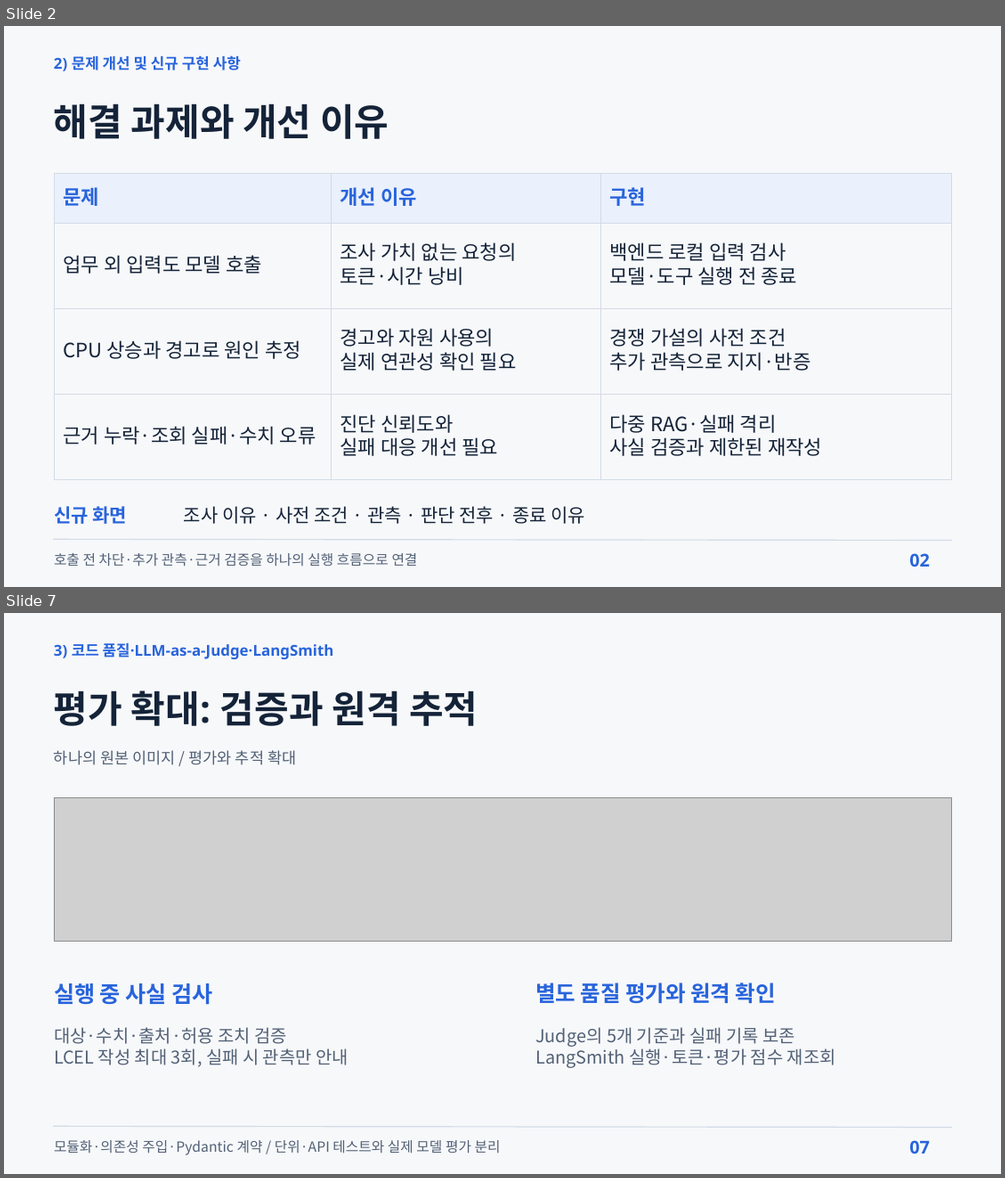
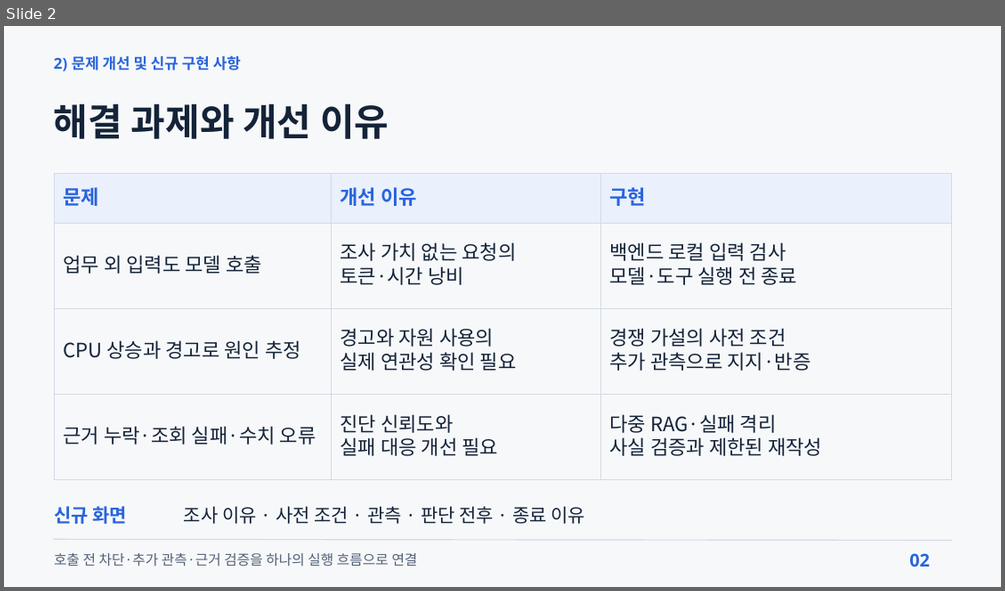
Before and after one commit to beshurl/skala-ai-mini-project, a slide deck: doc/presentation/운영진단_에이전트_5분발표.pptx. Shown one above the other, each under a label of ours: slides 2 and 7 before the commit, slide 2 after it; the slides between them are not shown. The pictures are 1005x1178 and 1005x591 pixels, drawn with LibreOffice and Linux fonts; fonts in the diff are those of the drawing; grey boxes stand for pictures. Boxes give left, top, right and bottom in pixels: in the first picture for what was removed or moved away, otherwise in the second. Text is boxed around its words. In the diff, an @@ line names an element or a change of style, - is before the commit and + after.

```diff
--- a/doc/presentation/운영진단_에이전트_5분발표.pptx
+++ b/doc/presentation/운영진단_에이전트_5분발표.pptx
@@ slide 7 removed at (4, 613, 1001, 1174), background #F7F8FA @@
@@ text removed at (54, 643, 334, 659) @@
-3) 코드 품질·LLM-as-a-Judge·LangSmith
@@ text removed at (54, 690, 477, 726) @@
-평가 확대: 검증과 원격 추적
@@ text removed at (54, 750, 296, 765) @@
-하나의 원본 이미지 / 평가와 추적 확대
@@ picture removed at (54, 797, 951, 941) @@
@@ text removed at (54, 983, 213, 1005) @@
-실행 중 사실 검사
@@ text removed at (535, 982, 776, 1003) @@
-별도 품질 평가와 원격 확인
@@ text removed at (54, 1027, 348, 1067) @@
-대상·수치·출처·허용 조치 검증
-LCEL 작성 최대 3회, 실패 시 관측만 안내
@@ text removed at (535, 1027, 836, 1068) @@
-Judge의 5개 기준과 실패 기록 보존
-LangSmith 실행·토큰·평가 점수 재조회
@@ line removed from (53, 1126) to (952, 1127) @@
@@ text removed at (54, 1140, 501, 1155) @@
-모듈화·의존성 주입·Pydantic 계약 / 단위·API 테스트와 실제 모델 평가 분리
@@ text removed at (909, 1140, 930, 1153) @@
-07
```
Also in this commit, not shown: 5 slides changed, 2 slides added, 2 other slides removed, 6 other files.
